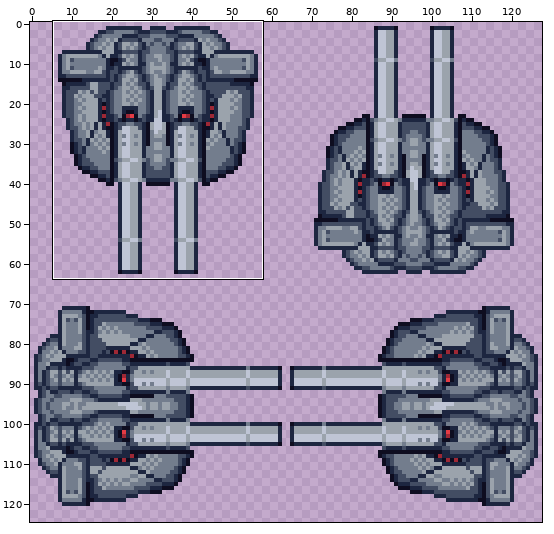
Two states of a sprite sheet, Resources/Textures/_Mono/Objects/ShuttleWeapons/cyrexa.rsi/space_artillery.png. Above: a wide view before the commit, with the close-up outlined.
Close-up. The starting point:
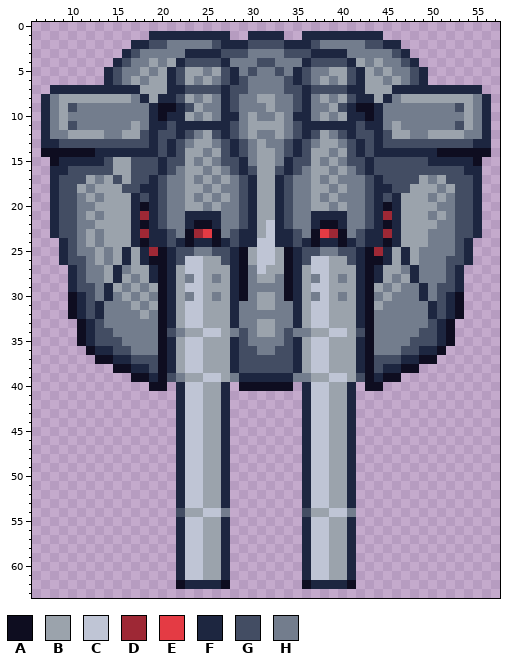
The file is 128x128 pixels. Shown: x 6..57, y 0..63. The wide view leaves out empty margins. The commit also changed other parts of the picture, which this record leaves out.
Palette (. is transparent): A #0e0d20  B #9ba3ac  C #bfc5d5  D #9e2835  E #e43b44  F #1d2640  G #434d63  H #737d8d
Pixels before (only the part around the change), first column x 6:
 0 ....................................................
 1 .............FFFFFFFFF..FFFF..FFFFFFFFF.............
 2 ...........FFGGHHHHHGFFFGGGGFFFGHHHHHGGFF...........
 3 ..........FGHHHHHFFFFGGGHHHHGGGFFFFHHHHHGF..........
 4 .........FGHHBHBFGGGGFHHHGGHHHFGGGGFBHBHHGF.........
 5 ........FGHHBHBFGBBHBGFHGHHGHFGHHBBGFBHBHHGF........
 6 ........FGHBHBBFGBHBHGFGHHHHGFGHBHBGFBBHBHGF........
 7 ..FFFFFFFFFFBBBFFGGGGFGGHHHHGGFGGGGFFBBBFFFFFFFFFF..
 8 .FHBBBBBBBBHFBFFGBHBHFGHHBBHHGFHBHBGFFBFHBBBBBBBBHF.
 9 .FHBGHHHHHHHHFAAFGBHHFGHHHBHHGFHHBGFAAFHHHHHHHHGBHF.
10 .FHBHHHHHHHHHFAFFBHBHFFHBHHBHFFHBHBFFAFHHHHHHHHHBHF.
11 .FHBGHHHHHHBHFFGFFFFFFGHBBBBHGFFFFFFGFFHBHHHHHHGBHF.
12 .FHHBBBBHHBBGFGGFGHBGFGHBHHBHGFGBHGFGGFGBBHHBBBBHHF.
13 .FFGGGGGGGGGGFGFGHBBHGFGHBHHGFGHBBHGFGFGGGGGGGGGGFF.
14 .AAAAAAFFFFFFFGFGBBHBGFGHBBHGFGBBHBGFGFFFFFFFAAAAAA.
15 ..AFFFFFGBBGGGFGGBHBHGGFHBBHFGGBHBHGGFGGGGGGFFFFFA..
16 ..FFGGGGGBBGGGFGHBBHBHGFGBBGFGHBBHBHGFGGGGGGGGGGFF..
17 ..FGGGBHBGBGGFGHHBHBHBHGFBBFGHHBHBHHHGFGGGGBHBGGGF..
18 ..FGGBHBBBGGFFGHHBBHBHHGFBBFGHHBBHBHHGFFGGBBBHBGGF..
19 ..FGGHBHBBBFGFGHHBHBHBHGFBBFGHHBHBHHHGFGFBBBHBHGGF..
20 ..FGGHHBBBBFAFGHHBBHBHHGFBBFGHHBBHBHHGFAFBBBBHHGGF..
21 ..FGGHBHBBBFDFGHHFFFFHHGFBBFGHHFFFFHHGFDFBBBHBHGGF..
22 ..FGGHHBBBBFAFGHHFAAFHHGFBCFGHHFAAFHHGFAFBBBBHHGGF..
23 ..FGGHBHBBBFDFFGHADEAHGFFBCFFGHAEDAHGFFDFBBBHHHGGF..
24 ...FGHBHBBBFAFFGFAFFAFGFFCCFFGFAFFAFGFFAFBBBHHHGF...
25 ...FGHHBHBFBFDAFGGHHGGFABCCBAFGGHHGGFADFBFBHHHHGF...
26 ...FGGHBHBFBFAAFGCCBBGFABCCBAFGCCBBGFAAFBFBHHHGGF...
27 ....FGHHBFHBBFAFBCCBBBFAHCBBAFBCCBBBFAFBBHFHHHGF....
28 ....FGHHBFBHBFAFBHCBHBFAHBBHAFBHCBHBFAFBHBFHHHGF....
29 ....FGGHFBHBHBAFBCCBBBFAHHHHAFBCCBBBFABHBHHFHGGF....
30 ....AFGHFHBHBHAFBHCBHBFAHBBHAFBHCBHBFAHBHHHFHGFA....
31 ....AFGFHHHBHBAFBCCBBBFHHBBHHFBCCBBBFABHHHHHFGFA....
32 ....AFGFHHHHBHAFBCCBBBFHHHHHHFBCCBBBFAHHHHHHFGFA....
33 .....AFGHHHHHHAFBCCBBBFHHBBHHFBCCBBBFAHHHHHHGFA.....
34 .....AFGGHHHHHAGHBBCCBHGHBBHGHHBBCCBGAHHHHHGGFA.....
35 .....AFGGGHHHHAFBCCBBBFGHHHHGFBCCBBBFAHHHHGGGFA.....
36 ......AFFGGHHHAFBCCBBBFGGHHGGFBCCBBBFAHHHGGFFA......
37 .......AAFFGGGAFBCCBBBFGGGGGGFBCCBBBFAGGGFFAA.......
38 .........AAFFGAFBCCBBBFGGGGGGFBCCBBBFAGFFAA.........
39 ...........AAFAGHBBCCBHFFFFFFHHBBCCBGAFAA...........
40 .............AA.FCCBBF.AAAAAA.FCCBBF.AA.............
41 ................FCCBBF........FCCBBF................
42 ................FCCBBF........FCCBBF................
43 ................FCCBBF........FCCBBF................
44 ................FCCBBF........FCCBBF................
45 ................FCCBBF........FCCBBF................
46 ................FCCBBF........FCCBBF................
47 ................FCCBBF........FCCBBF................
48 ................FCCBBF........FCCBBF................
49 ................FCCBBF........FCCBBF................
50 ................FCCBBF........FCCBBF................
51 ................FCCBBF........FCCBBF................
52 ................FCCBBF........FCCBBF................
53 ................FCCBBF........FCCBBF................
54 ................GBBCCH........GBBCCH................
55 ................FCCBBF........FCCBBF................
56 ................FCCBBF........FCCBBF................
57 ................FCCBBF........FCCBBF................
58 ................FCCBBF........FCCBBF................
59 ................FCCBBF........FCCBBF................
60 ................FCCBBF........FCCBBF................
61 ................FCCBBF........FCCBBF................
62 ................AFFFFA........AFFFFA................
63 ....................................................
Now the later version:
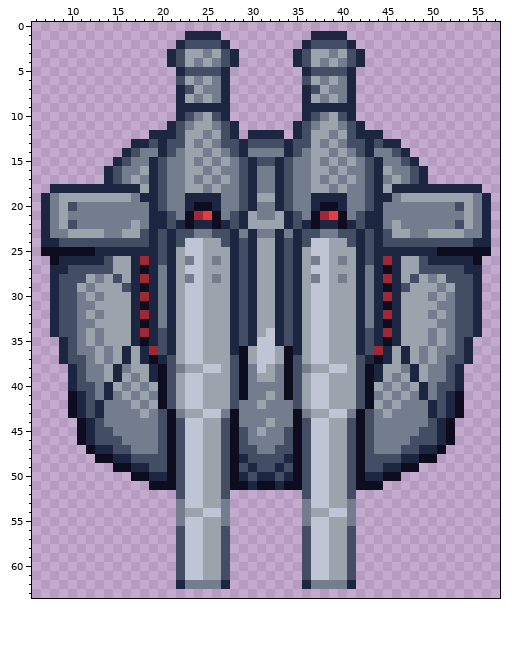
The exact change:
Changed rows in their new state; - is an unchanged pixel.
first column x 7:
 1 ------------....----.--....--.----....------------
 2 ----------.....FGGG--........--GGGF.....----------
 3 ---------.....FGBBHB-F......F-BBHBGF.....---------
 4 --------......FGBHBHGF......FGBHBHGF......--------
 5 -------........FGGGGF........FGGGGF........-------
 6 -------........-----F........-BHBHF........-------
 7 -..............--BHH-........--BHH-..............-
 8 ...............F-----........-BHBHF...............
 9 ...............-FFFF-........-FFFF-...............
10 ...............-G--G-........-GHBG-...............
11 ..............FGHBBHGF......FGHBBHGF..............
12 ............-FFGBBHBGF.FFFF.FGB--BGFF-............
13 ..........FFGFG-BH---GFGGGGFG-BH---GFGFF..........
14 .........-GHHFGH----HGF-HH-FGH----HGFHHG-.........
15 -.......FGHHFGHH----BHGFGGFGHH----BHGFHH-F.......-
16 -......FGHHBFGH------HGFHHFGH------HGFBHH-F......-
17 -......F-HBH------------HH--------B---HBH-F......-
18 --FFFFFFFFFB------------HH------------BFFFFFFFFF--
19 FHBBB-B---HF----FFFFH---------FFFF----FH---B-BBBHF
20 FHB---HHHHHH----FAAF----HH----FAAF----HHHHHH---BHF
21 FHBH-H-HHHHH-FG-ADEA-GFBHHBFG-ADEA-GF-HHHHH-H-HBHF
22 FHB---HHHHBH-FGFAFFAFGFB-BBFGFAFFAFGF-HBHHHH---BHF
23 FHHBB-BHH-BG-GFGGHHGGFH-HH-HFGGHHGGFG-GB-HHBBBBHHF
24 FFG-GGGGGGGG-GFGCCBBGFG-BB-GFGCCBBGFG-GGGGGGGG-GFF
25 AAAAAAFFF-F-FG-BCCBBB-GFBBFG-BCCBBB-GF-F-FFFAAAAAA
26 -A-FFFFG-BFDFG-BH--HB-GFBBFG-BH--HB-GFDFB-GFFFF-A-
27 -FFG-GGGBBFA-H--------GFB-FG--------H-AFBBGGG-GFF-
28 -FGG-B--G-FD-H--------GF--FG--------H-DF-GB-B-GGF-
29 -FGGBHBB-GFAFH--------GFBBFG--------HFAFGBBBHBGGF-
30 -FGGHB-BB-FDFH--C--B--GF--FG--C--B--HFDFBBB-BHGGF-
31 -FGGHHBBBBFAFH--------GF--FG--------HFAFBBBBHHGGF-
32 -FGGHBHBBBFDFH--------GFBBFG--------HFDFBBBHBHGGF-
33 -FGGHHBBBBFAFH--------GF--FG--------HFAFBBBBHHGGF-
34 -FGGHBHBBBFDFGFBCCBB-F-F-CF-FBCCBB-FGFDFBBBHBHGGF-
35 --FGHBHBBBFAFG---------FCCF---------GFAFBBBHBHGF--
36 --FGHHBHBFBFDG--------ABCCBA--------GDFBFBHBHHGF--
37 --FGGHBHB-BFAFG------GABCCBAG------GFAFB-BHBHGGF--
38 ---FGHHBFHBBF-GHBBCC-GAHCBHAGHBBCC-G-FBBHFBHHGF---
39 ---FGHHBFBHB---BCCBB-GAHBBHAGBCCBB----BHBFBHHGF---
40 ---FGGHFBHBHB-GB----BG-HHHH-GB----BG-BHBHBFHGGF---
41 ---AFGHFHBHBHAGB----BGAHHBHAGB----BGAHBHBHFHGFA---
42 ---AFGFHHHBHBAGB----BGHHBHHHGB----BGABHBHHHFGFA---
43 ---AFGFHHHHBHGAHBBCCHAHHHHHHAHBBCCHAGHBHHHHFGFA---
44 ----AFGHHHHHHGAG----GAHHHBHHAG----GAGHHHHHHGFA----
45 ----AFGGHHHHHGAG----GAGHBHHGAG----GAGHHHHHGGFA----
46 ----AFGGGHHHHGAG----GAGHHHHGAG----GAGHHHHGGGFA----
47 -----AFFGGHHHGAG----GAGGHHGGAG----GAGHHHGGFFA-----
48 ------AAFFGGGGAG----GAFGGGGFAG----GAGGGGFFAA------
49 --------AAFFGGAG----GAGFGGFGAG----GAGGFFAA--------
50 ----------AAFFAG----GAFGFFGFAG----GAFFAA----------
51 ------------AAAG----GAAFAAFAAG----GAAA------------
52 ---------------G----G--------G----G---------------
53 ---------------H----H--------H----H---------------
54 ---------------H-------------H--------------------
55 ---------------H----H--------H----H---------------
56 ---------------G----G--------G----G---------------
57 ---------------G----G--------G----G---------------
58 ---------------G----G--------G----G---------------
59 ---------------G----G--------G----G---------------
60 ---------------G----G--------G----G---------------
61 ---------------G----G--------G----G---------------
62 ---------------FHHHHF--------FHHHHF---------------
Boxes around the changes in both close-ups, in picture pixels (x1, y1, x2, y2):
changed: (41, 31, 491, 589)
